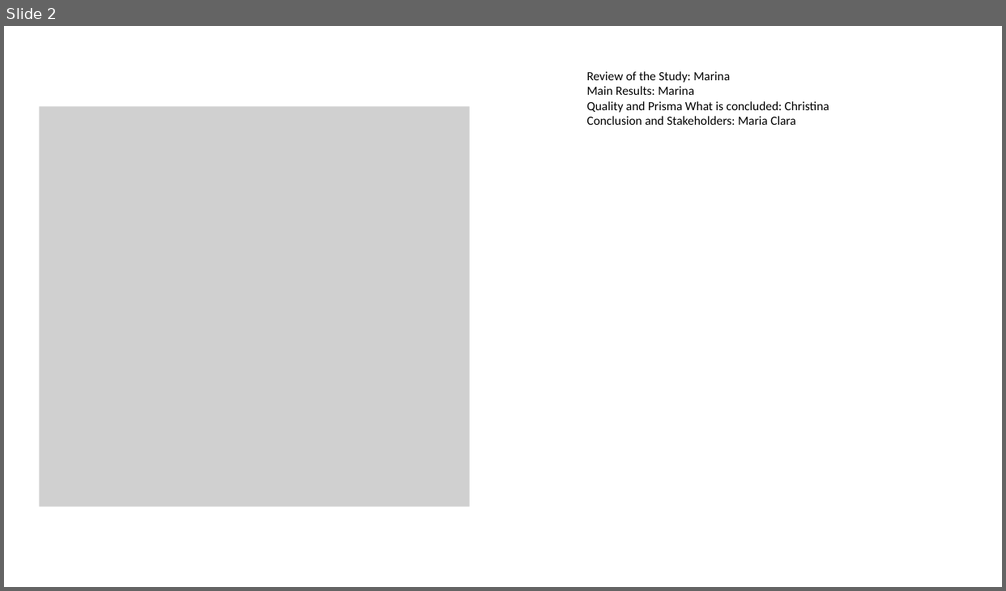
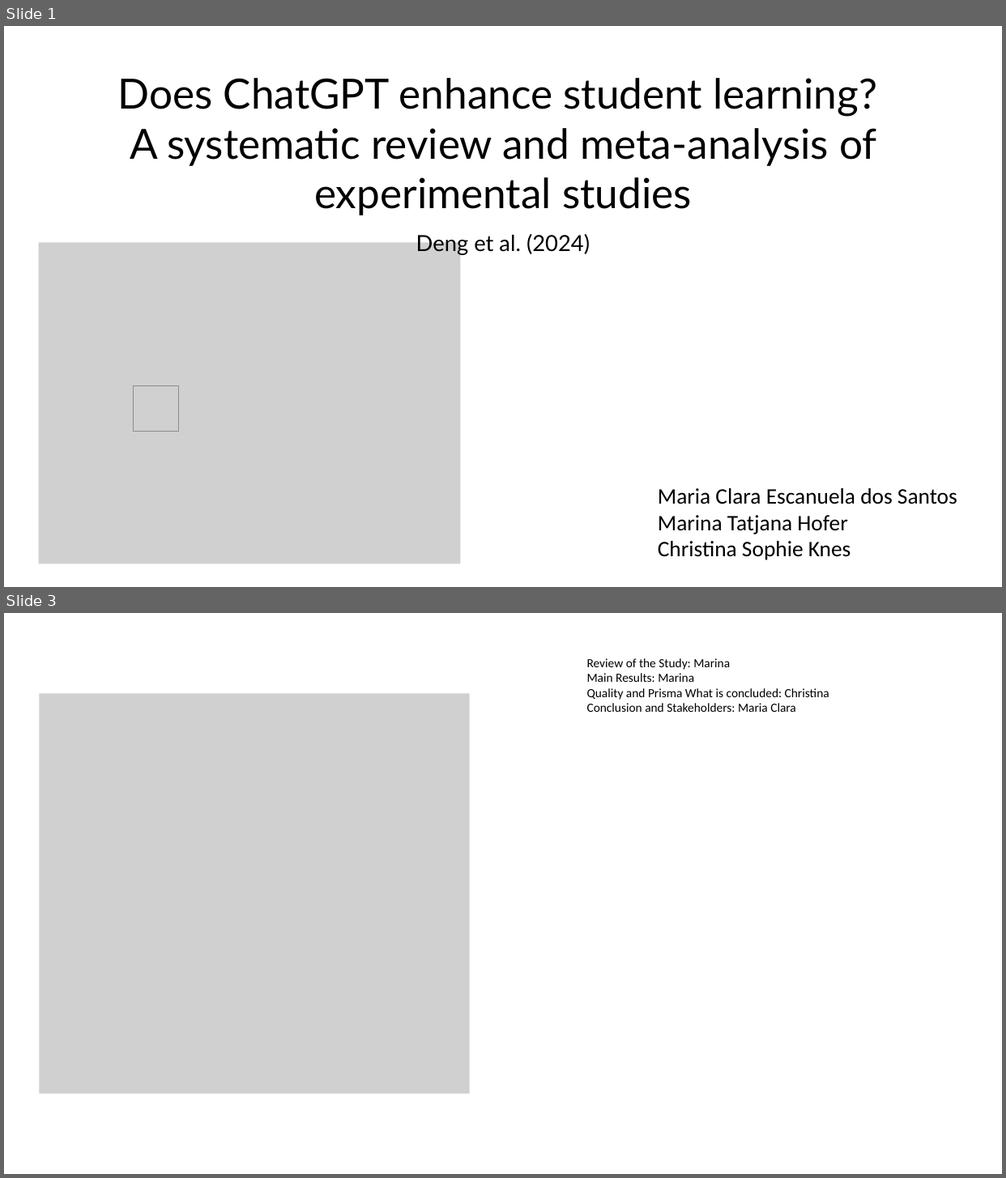
Before and after one commit to tinasophie15/tcpp_project_chatgpt_learning, a slide deck: Presentation.pptx. Shown one above the other, each under a label of ours: slide 2 before the commit, slides 1 and 3 after it; the slides between them are not shown. The pictures are 1006x591 and 1006x1178 pixels, drawn with LibreOffice and Linux fonts; fonts in the diff are those of the drawing; grey boxes stand for pictures. Boxes give left, top, right and bottom in pixels: in the first picture for what was removed or moved away, otherwise in the second. Text is boxed around its words. In the diff, an @@ line names an element or a change of style, - is before the commit and + after.

```diff
--- a/Presentation.pptx
+++ b/Presentation.pptx
@@ slide 1 added at box(4, 26, 1002, 587), background #FFFFFF @@
@@ text added at box(118, 78, 877, 216), 60 pt, text #000000 @@
+Does ChatGPT enhance student learning?
+A systematic review and meta-analysis of experimental studies
@@ picture added at box(39, 242, 460, 565) @@
@@ text added at box(416, 232, 590, 255), 32 pt, text #000000 @@
+Deng et al. (2024)
@@ picture added at box(133, 386, 179, 432) @@
@@ text added at box(658, 489, 957, 561), 32 pt, text #000000 @@
+Maria Clara Escanuela dos Santos
+Marina Tatjana Hofer
+Christina Sophie Knes
@@ what was slide 2 is now slide 3 @@
```
Also in this commit, not shown: 3 slides changed, 1 other slide added, 2 slides removed.
